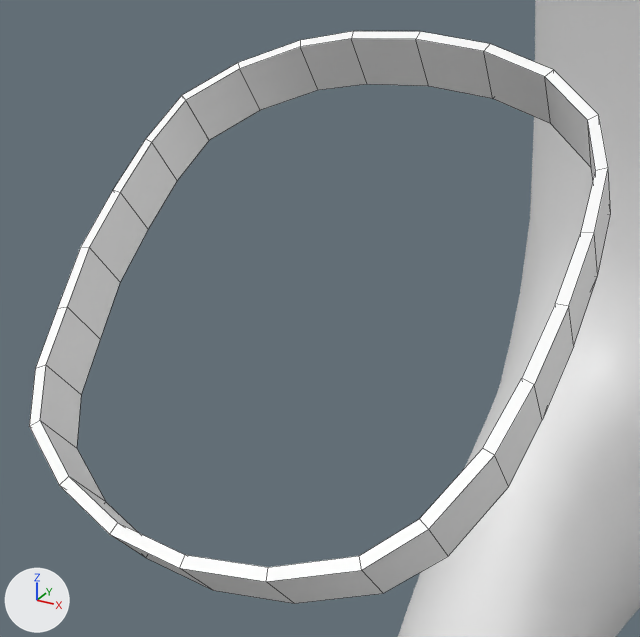
The FBX model Unitycode/Project 3 - training beroerte/Assets/02 3D models/Park/Moustache.fbx as it was, and as the next commit left it.
One viewpoint serves both versions: a camera (50 mm lens) standing at (1.73, -5.72, 7.66) and looking at (0.06, -2.7, 6.14). The lights are fixed; the arrows at lower left show +X, +Y and +Z. Mesh edges are drawn as thin lines on the coarser meshes. Where no turn or scale is listed for an object, it has been applied to the vertices.

Objects in the first picture: 'Collar', 'Dog'.
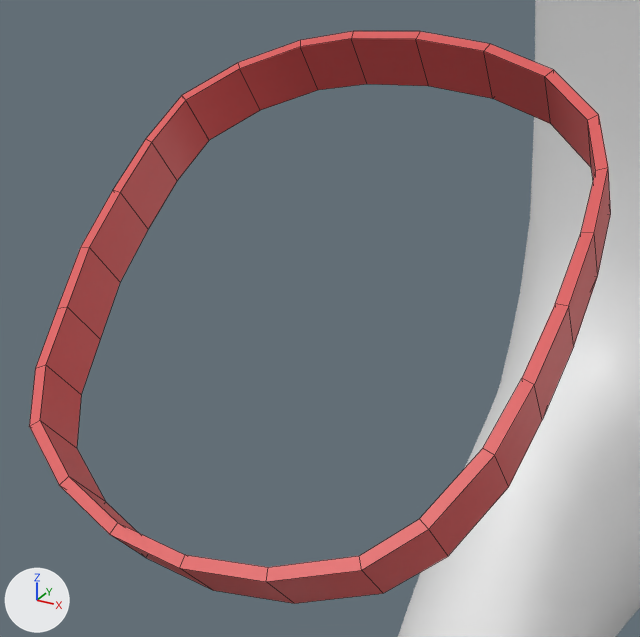
Pixel boxes [x1, y1, x2, y2] of what changed, in the pictures (640 x 637 px):
'Collar', recoloured: [29, 31, 611, 604] in both

The change, as a list of edits to the scene's bpy script:
```text
Change mat_carpet_red:
    mat_carpet_red.base_color: (1.0, 1.0, 1.0) -> (0.73, 0.0949, 0.0949)  # white #ffffff -> red #de5757
```
